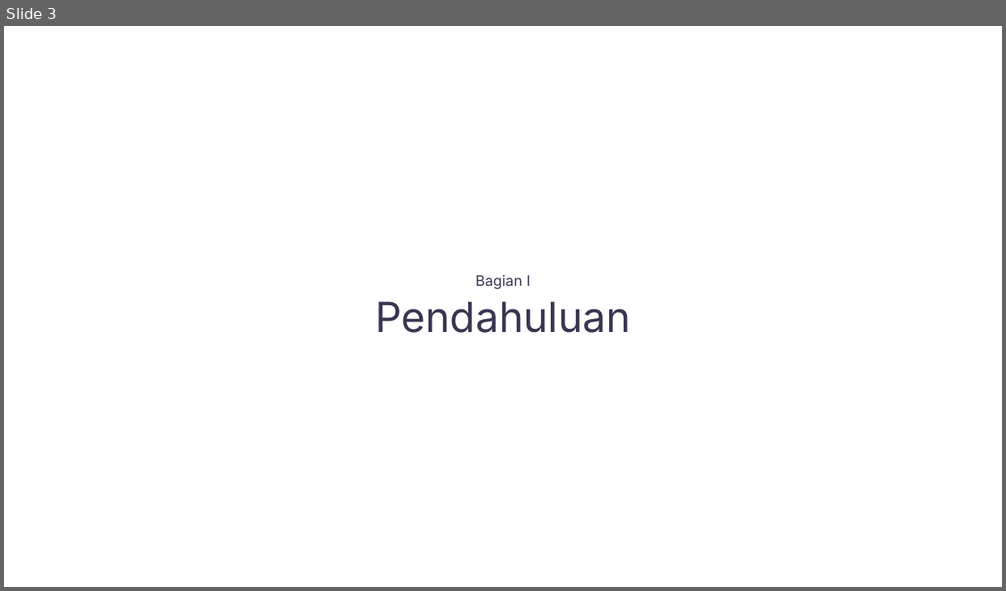
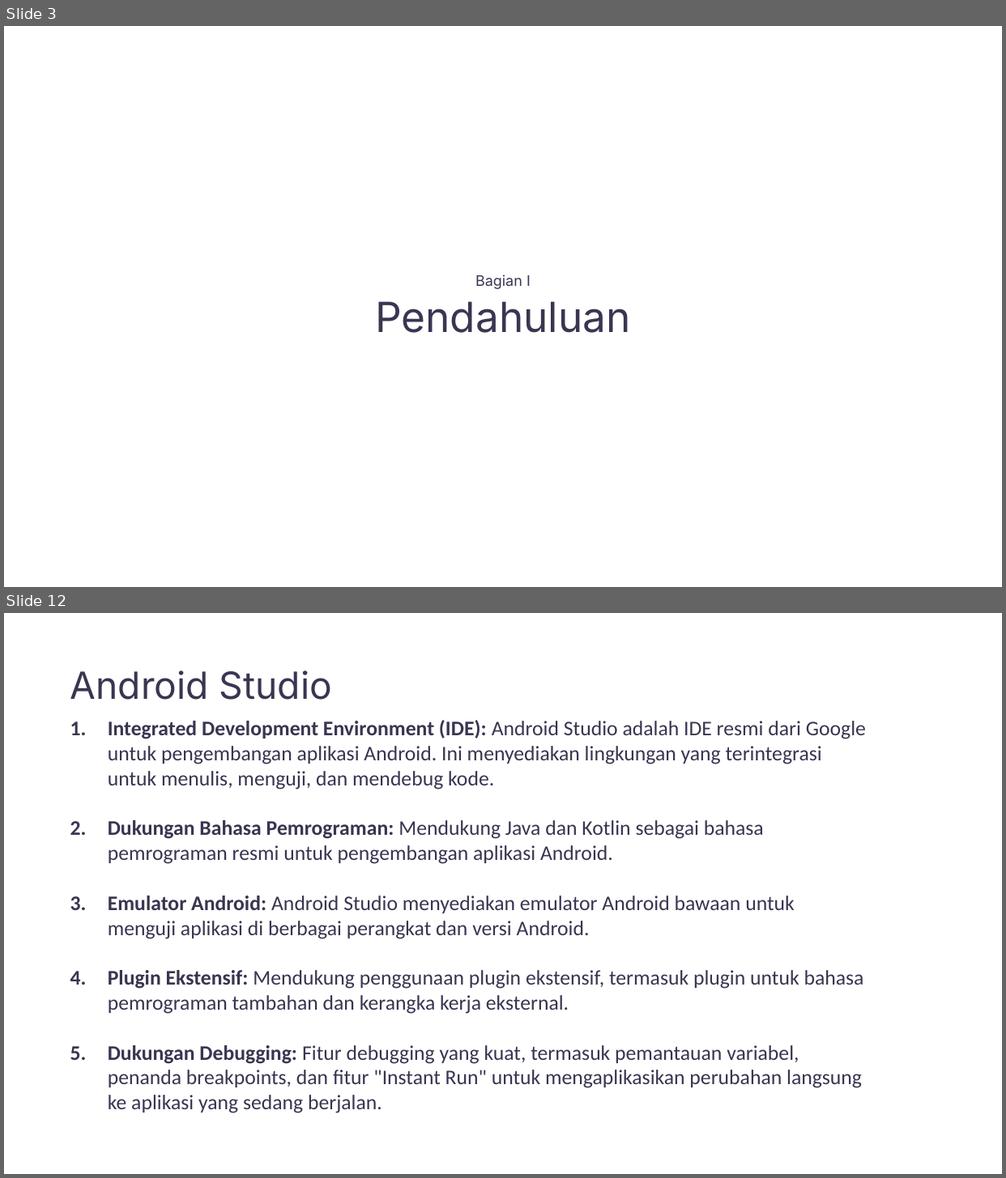
Before and after one commit to andrr64/KeuanganKu, a slide deck: assets/presentasi/presentasi.pptx. Shown one above the other, each under a label of ours: slide 3 before the commit, slides 3 and 12 after it; the slides between them are not shown. The pictures are 1006x591 and 1006x1178 pixels, drawn with LibreOffice and Linux fonts; fonts in the diff are those of the drawing. Boxes give left, top, right and bottom in pixels: in the first picture for what was removed or moved away, otherwise in the second. Text is boxed around its words. In the diff, an @@ line names an element or a change of style, - is before the commit and + after.

```diff
--- a/assets/presentasi/presentasi.pptx
+++ b/assets/presentasi/presentasi.pptx
@@ slide 12 added at [4, 613, 1002, 1174], background #FFFFFF @@
@@ text added at [70, 671, 332, 700], 36 pt, text #383651 @@
+Android Studio
@@ text added at [108, 720, 866, 1114], 20 pt, text #383550 @@
+1. Integrated Development Environment (IDE): Android Studio adalah IDE resmi dari Google untuk pengembangan aplikasi Android. Ini menyediakan lingkungan yang terintegrasi untuk menulis, menguji, dan mendebug kode.
+2. Dukungan Bahasa Pemrograman: Mendukung Java dan Kotlin sebagai bahasa pemrograman resmi untuk pengembangan aplikasi Android.
+3. Emulator Android: Android Studio menyediakan emulator Android bawaan untuk menguji aplikasi di berbagai perangkat dan versi Android.
+4. Plugin Ekstensif: Mendukung penggunaan plugin ekstensif, termasuk plugin untuk bahasa pemrograman tambahan dan kerangka kerja eksternal.
+5. Dukungan Debugging: Fitur debugging yang kuat, termasuk pemantauan variabel, penanda breakpoints, dan fitur "Instant Run" untuk mengaplikasikan perubahan langsung ke aplikasi yang sedang berjalan.
```
Also in this commit, not shown: 3 slides changed, 10 other slides added, 3 slides removed.
